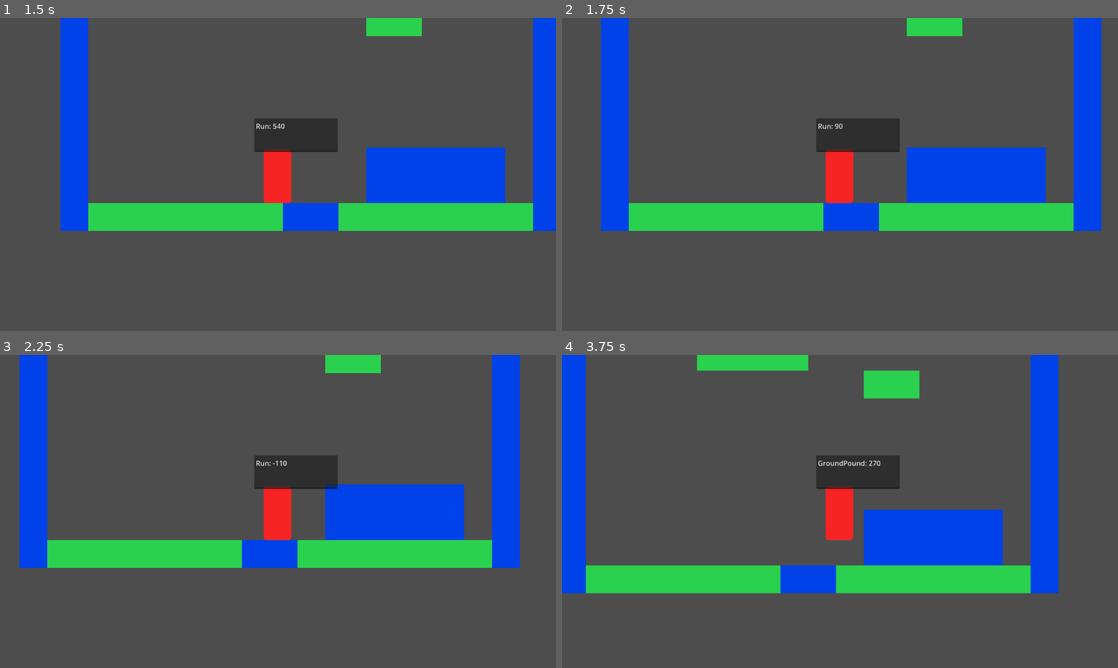
Above: before the commit, frames 1-4 (two rows, left to right).
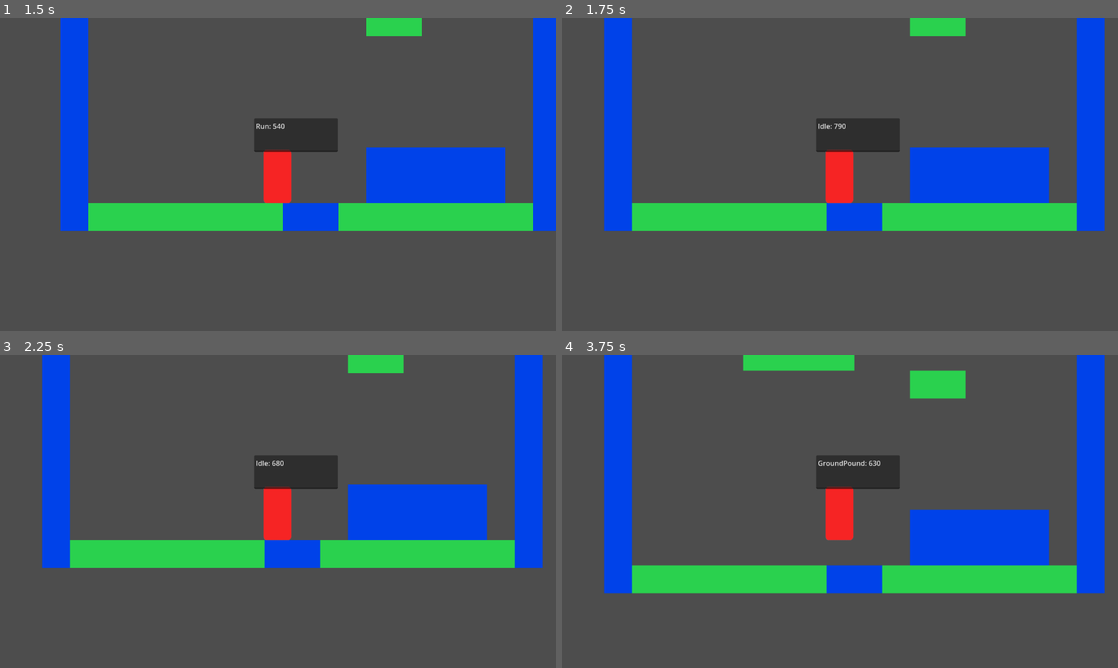
Above: after the commit, the same moments.

Repository: ameliakn/SamuraiGameJam
Game: Godot game, scene res://Levels/concept_level.tscn
The game is run twice, just before and just after one commit, with the same random seed, the same clock (stepped at 60 frames per second) and the same inputs.
Inputs:
- Up to frame 1 (1.5 s): tap Enter at 0.5 s; hold D (dir_right) from 0.53 s (still down); tap K (ground_atack) at 0.6 s; tap Space (jump) at 0.77 s; tap U (dash) at 1.35 s
- Up to frame 2 (1.75 s): keep holding D (dir_right); tap Space (jump) at 1.52 s; tap K (ground_atack) at 1.55 s
- Up to frame 3 (2.25 s): release D (dir_right) at 2.03 s; hold A (dir_left) from 2.03 s (still down); tap K (ground_atack) at 2.1 s
- Up to frame 4 (3.75 s): release A (dir_left) at 2.78 s; hold D (dir_right) from 2.78 s (still down); tap K (ground_atack) at 2.85 s; tap Space (jump) at 3.02 s; tap U (dash) at 3.6 s

Frame 1 is identical in both runs. In frame 2, 2.2% of the frame differs, in the area x 7-98%, y 0-68%; in frame 3, 14%; in frame 4, 21%, in the area x 0-98%, y 0-77%.

Commit message:
Ajuste groundpound recover

Diff:
--- a/Character/PlayerSM.gd
+++ b/Character/PlayerSM.gd
@@ -11,6 +11,7 @@
 	add_state("Fall")
 	add_state("GroundPound")
 	add_state("Dash")
+	add_state("GroundRecovery")
 	call_deferred("set_state", states.Idle)
 
 func _input(event):
@@ -103,7 +104,10 @@
 				return states.Dash
 		states.GroundPound:
 			if parent.is_on_floor():
-				parent.isGroundAttacking = false
+				parent.ground_recovery_timer.start(parent.GROUND_RECOVERY_TIME)
+				return states.GroundRecovery
+		states.GroundRecovery:
+			if(!parent.isGroundAttacking):
 				return states.Idle
 		states.Dash:
 			if parent.rightCollide or parent.leftCollide:
--- a/Character/flying_enemy.tscn
+++ b/Character/flying_enemy.tscn
@@ -17,4 +17,6 @@
 [node name="CollisionShape2D" type="CollisionShape2D" parent="."]
 shape = SubResource("RectangleShape2D_n270s")
 
+[node name="RespawnTimer" type="Timer" parent="."]
+
 [connection signal="body_entered" from="." to="." method="_on_body_entered"]
--- a/Character/protagonist.gd
+++ b/Character/protagonist.gd
@@ -9,6 +9,7 @@
 @onready var text = $TextEdit
 @onready var StateM = $PlayerSM
 @onready var dash_range = $dash_range
+@onready var ground_recovery_timer = $GroundRecoveryTimer
 
 @export var MAX_SPEED = 1500.0
 @export var BASE_ACCELERATION = 20
@@ -22,6 +23,7 @@
 @export var WalljumpHeight = -200
 @export var DASH_SPEED = 1800
 @export var DASH_DISTANCE = 100
+@export var GROUND_RECOVERY_TIME = 0.1
 
 var leftCollide: bool
 var rightCollide: bool
@@ -73,7 +75,7 @@
 		if(is_position_reached(dashingPosition)):
 			isDashing = false
 
-	if(!isDashing):
+	if(!isDashing and !isGroundAttacking):
 		velocity.x = momentum
 
 	move_and_slide()
@@ -172,7 +174,7 @@
 
 func ground_attack():
 	velocity.y = GROUND_PUND
-	momentum = 0
+	velocity.x = 0
 	isGroundAttacking = true
 
 func enemy_collision():
@@ -186,3 +188,7 @@
 
 func death():
 	self.queue_free()
+
+
+func _on_ground_recovery_timer_timeout():
+	isGroundAttacking = false
--- a/Character/protagonist.tscn
+++ b/Character/protagonist.tscn
@@ -64,3 +64,8 @@
 
 [node name="CollisionShape2D" type="CollisionShape2D" parent="dash_range"]
 shape = SubResource("CircleShape2D_8fhg7")
+
+[node name="GroundRecoveryTimer" type="Timer" parent="."]
+one_shot = true
+
+[connection signal="timeout" from="GroundRecoveryTimer" to="." method="_on_ground_recovery_timer_timeout"]
